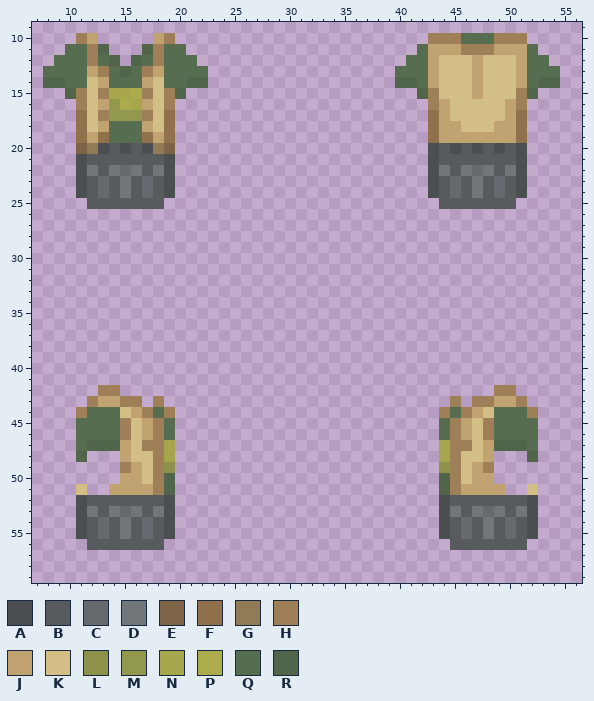
Pixel-art sprite, stored at Resources/Textures/_Moffstation/Clothing/Uniforms/Jumpskirt/meteorologist.rsi/equipped-INNERCLOTHING.png. That is the earlier state.
The file is 64x64 pixels. Colours within 5 levels of each other are drawn and written as one. Shown: x 7..56, y 9..59.
Palette (. is transparent): A #4c4f52  B #575b5e  C #666a6e  D #71767a  E #7d6446  F #90714b  G #917a56  H #9f7f58  J #c1a372  K #d3bf86  L #8c924a  M #92994e  N #a6a74d  P #adac4c  Q #576d4f  R #506549
Pixels before (only the part around the change), first column x 7:
 9 ..................................................
10 ....HJ.....JH.......................HHHQQQHHH.....
11 ...QQHR...RHQQ.....................QJJJHHHJJJQ....
12 ..QQQHQR.RQHQQQ...................QQJKKKJKKKJQQ...
13 .QQQQJHQRQHJQQQQ.................QQQJKKKJKKKJQQQ..
14 .RRQQKJQQQJKQQRR.................RRQJKKKJKKKJQRR..
15 ...RHKHNNPHKHR.....................RHKKKJKKKHR....
16 ....HKJMPNJKH.......................HJKKKKKJH.....
17 ....FKHMMMHKF.......................FJKKKKKJF.....
18 ....FKJQQQJKF.......................FJJKKKJJF.....
19 ....FJFQQQFJF.......................FJJJJJJJF.....
20 ....EGABABAGE.......................ABABABABA.....
21 ....ABBBBBBBA.......................ABBBBBBBA.....
22 ....ADBDCDBDA.......................ADBDCDBDA.....
23 ....ABCBDBCBA.......................ABCBDBCBA.....
24 ....ABCBDBCBA.......................ABCBDBCBA.....
25 .....BBBBBBB.........................BBBBBBB......
26 ..................................................
27 ..................................................
28 ..................................................
29 ..................................................
30 ..................................................
31 ..................................................
32 ..................................................
33 ..................................................
34 ..................................................
35 ..................................................
36 ..................................................
37 ..................................................
38 ..................................................
39 ..................................................
40 ..................................................
41 ..................................................
42 ......HH..................................HH......
43 .....HJJHH.H..........................H.HHJJH.....
44 ....HQQQKJHQH........................HQHJKQQQH....
45 ....QQQQHKJHQ........................QHJKHQQQQ....
46 ....QQQQHKJHQ........................QHJKHQQQQ....
47 ....QRRRJKHHN........................NHHKJRRRQ....
48 ....R...JKKHN........................NHKKJ...R....
49 ........HJKHL........................LHKJH........
50 ........JJKHR........................RHKJJ........
51 ....K..JJJJHR........................RHJJJJ..K....
52 ....ABBBBBBBA........................ABBBBBBBA....
53 ....ADBDCDBDA........................ADBDCDBDA....
54 ....ABCBDBCBA........................ABCBDBCBA....
55 ....ABCBDBCBA........................ABCBDBCBA....
56 .....BBBBBBB..........................BBBBBBB.....
57 ..................................................
58 ..................................................
59 ..................................................
After the commit:
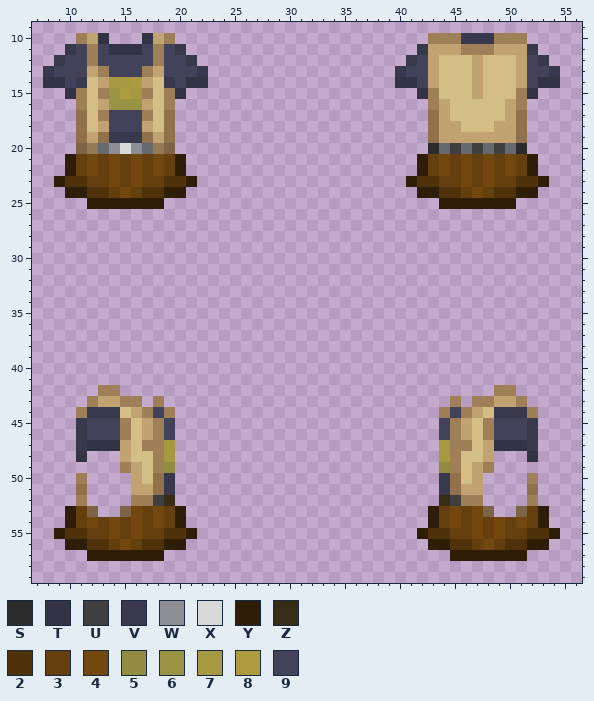
Colours new in this view: S #2b2b2b  T #333346  U #3f3f3f  V #39394e  W #8d8e93  X #d9d9d9  Y #2f1e07  Z #372c15  2 #4f320a  3 #653f0d  4 #73480f  5 #928c40  6 #999443  7 #a79941  8 #ad9b40  9 #42425b
The edit:
Changed rows in their new state; - is an unchanged pixel.
first column x 8:
10 -----T---T----------------------------VVV------
11 --V9-9TTT9-9V---------------------V---------V--
12 -V99-99999-99V-------------------V9---------9V-
13 V999--999--999V-----------------V99---------99V
14 TT9V--778--V9TT-----------------TT9---------9TT
15 --T---687---T---------------------T---------T--
16 ------666--------------------------------------
17 ------999--------------------------------------
18 ------999--------------------------------------
19 ------VVV--------------------------------------
20 -----CWXWC-------------------------SCUCUCUCS---
21 --Y343434343Y---------------------Y343434343Y--
22 --Y343434343Y---------------------Y343434343Y--
23 -Y22334343322Y-------------------Y22334343322Y-
24 --YY2234322YY---------------------YY2234322YY--
25 ----YYYYYYY-------------------------YYYYYYY----
first column x 9:
44 ---VVV---9--------------------------9---VVV---
45 --V999----9------------------------9----999V--
46 --V999----9------------------------9----999V--
47 --VTTT----7------------------------7----TTTV--
48 --T-------7------------------------7-------T--
49 ----------5------------------------5----------
50 --H---.--FV------------------------VF--.---H--
51 --F--..--FV------------------------VF--..--F--
52 --H....HHUZ------------------------ZUHH....H--
53 -Y3E..E4343Y----------------------Y3434E..E3Y-
54 -Y343434343Y----------------------Y343434343Y-
55 Y22334343322Y--------------------Y22334343322Y
56 -YY2234322YY----------------------YY2234322YY-
57 ---YYYYYYY--------------------------YYYYYYY---
